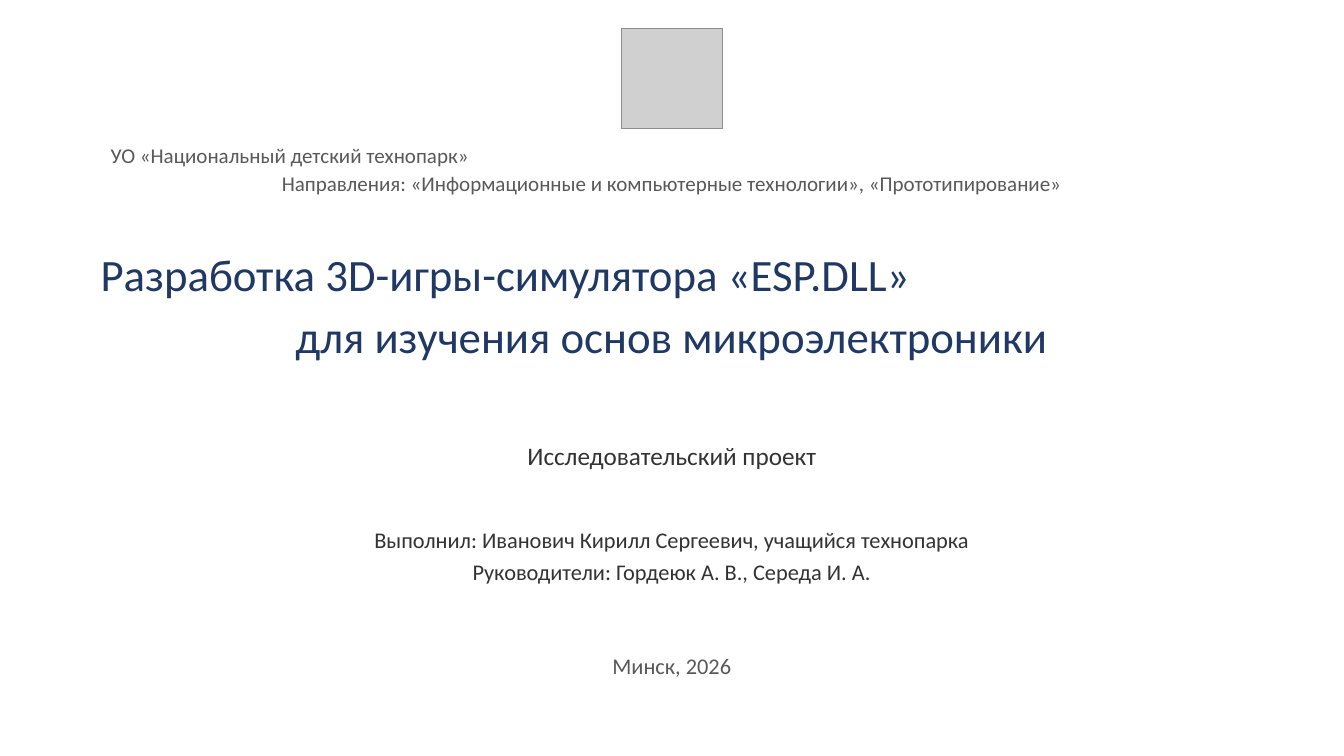
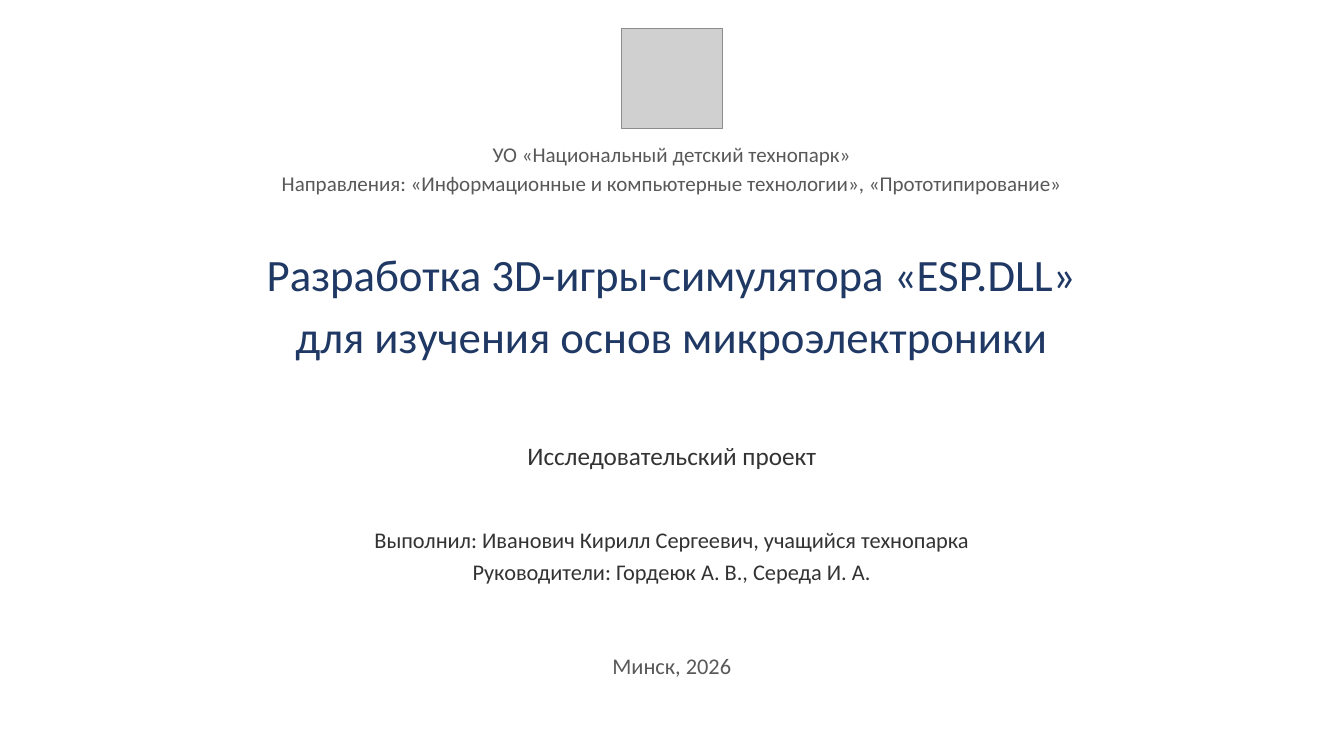
Before and after one commit to rival-afk/esp.dll, a slide deck: slide 1 of 2_ИвановичКирилл_ESP.DLL_Презентация.pptx. Drawn at 1344x756 pixels with LibreOffice and Linux fonts; fonts in the diff are those of the drawing; grey boxes stand for pictures. Boxes give left, top, right and bottom in pixels: in the first picture for what was removed or moved away, otherwise in the second. Text is boxed around its words. In the diff, an @@ line names an element or a change of style, - is before the commit and + after.

```diff
--- a/2_ИвановичКирилл_ESP.DLL_Презентация.pptx
+++ b/2_ИвановичКирилл_ESP.DLL_Презентация.pptx
@@ text at (282,148,1061,195): text changed @@
-УО «Национальный детский технопарк»
-Направления: «Информационные и компьютерные технологии», «Прототипирование»
+УО «Национальный детский технопарк»
+Направления: «Информационные и компьютерные технологии», «Прототипирование»
@@ text at (267,260,1076,361): text changed @@
-Разработка 3D-игры-симулятора «ESP.DLL»
-для изучения основ микроэлектроники
+Разработка 3D-игры-симулятора «ESP.DLL»
+для изучения основ микроэлектроники
```
Also in this commit, not shown: 2 other slides changed.
